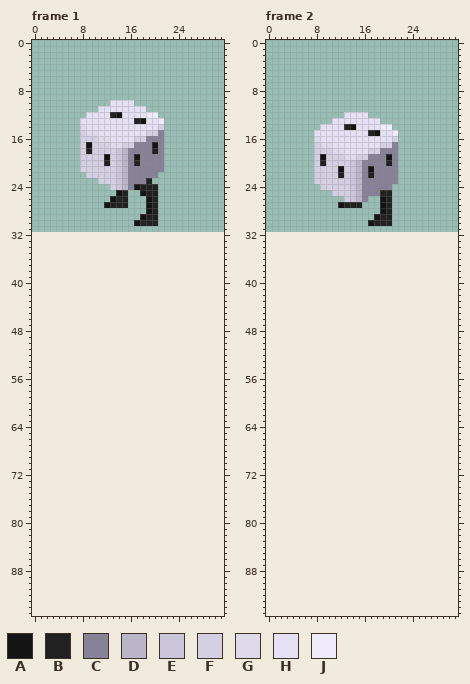
Pixel-art file: Artwork/Characters/Mobs/Cube.ase. This is how it looked before the edit.
32x32 pixels, 16 frames. Colours within 5 levels of each other are drawn and written as one. Shown: frame 1, frame 2. The old version is drawn lined up with the new one, on the new canvas. The commit also changed other frames, which this record leaves out.
Visible layers, top first: "Layer 2", "Layer 1".
Palette (. is transparent): A #151414  B #212121  C #888299  D #bab5c8  E #cbc5db  F #d4cfe2  G #dedae9  H #e5e0f4  J #efebfb
Pixels before, frame 1 (only the part around the change), first column x 1:
 3 ...............................
 4 ...............................
 5 ...............................
 6 ...............................
 7 ...............................
 8 ...............................
 9 ...............................
10 ............HHHH...............
11 ..........HHHHHHHH.............
12 ........HHHHBAHHHHJJ...........
13 .......HHHHHHHHHBAHHJ..........
14 .......GHHHHHHHHHHHHF..........
15 .......FGGHHHHHHHHFFC..........
16 .......FFFGGHHHHFFCCC..........
17 .......FAFFFGGFFCCCAC..........
18 .......FBFFFFEDCCCCBC..........
19 .......FFFFAFEDCACCCC..........
20 .......FFFFBFEDCBCCCC..........
21 .......FFFFFFEDCCCCCC..........
22 ........FFFFFEDCCCCC...........
23 ..........FFFEDCCCB............
24 ............FEDCABBB...........
25 .............AB..ABB...........
26 ............ABB...AB...........
27 ...........ABBB...AB...........
28 ..................AB...........
29 .................ABB...........
30 ................ABBB...........
31 ...............................
32 ...............................
33 ...............................
34 ...............................
35 ...............................
36 ...............................
37 ...............................
38 ...............................
39 ...............................
40 ...............................
41 ...............................
42 ...............................
43 ...............................
44 ...............................
45 ...............................
46 ...............................
47 ...............................
48 ...............................
49 ...............................
50 ...............................
51 ...............................
52 ...............................
53 ...............................
54 ...............................
55 ...............................
56 ...............................
57 ...............................
58 ...............................
59 ...............................
60 ...............................
61 ...............................
62 ...............................
63 ...............................
64 ...............................
65 ...............................
66 ...............................
67 ...............................
68 ...............................
69 ...............................
70 ...............................
71 ...............................
72 ...............................
73 ...............................
74 ...............................
75 ...............................
76 ...............................
77 ...............................
78 ...............................
79 ...............................
80 ...............................
81 ...............................
82 ...............................
83 ...............................
84 ...............................
85 ...............................
86 ...............................
87 ...............................
88 ...............................
89 ...............................
90 ...............................
91 ...............................
92 ...............................
93 ...............................
94 ...............................
95 ...............................
Pixels before, frame 2 (only the part around the change), first column x 1:
 5 ...............................
 6 ...............................
 7 ...............................
 8 ...............................
 9 ...............................
10 ...............................
11 ...............................
12 ............HHHH...............
13 ..........HHHHHHHH.............
14 ........HHHHBAHHHHJJ...........
15 .......HHHHHHHHHBAHHJ..........
16 .......GHHHHHHHHHHHHF..........
17 .......FGGHHHHHHHHFFC..........
18 .......FFFGGHHHHFFCCC..........
19 .......FAFFFGGFFCCCAC..........
20 .......FBFFFFEDCCCCBC..........
21 .......FFFFAFEDCACCCC..........
22 .......FFFFBFEDCBCCCC..........
23 .......FFFFFFEDCCCCCC..........
24 ........FFFFFEDCCCCC...........
25 ..........FFFEDCCCBB...........
26 ............FEDC..AB...........
27 ...........ABBB...AB...........
28 ..................AB...........
29 .................ABB...........
30 ................ABBB...........
31 ...............................
32 ...............................
33 ...............................
34 ...............................
35 ...............................
36 ...............................
37 ...............................
38 ...............................
39 ...............................
40 ...............................
41 ...............................
42 ...............................
43 ...............................
44 ...............................
45 ...............................
46 ...............................
47 ...............................
48 ...............................
49 ...............................
50 ...............................
51 ...............................
52 ...............................
53 ...............................
54 ...............................
55 ...............................
56 ...............................
57 ...............................
58 ...............................
59 ...............................
60 ...............................
61 ...............................
62 ...............................
63 ...............................
64 ...............................
65 ...............................
66 ...............................
67 ...............................
68 ...............................
69 ...............................
70 ...............................
After the commit:
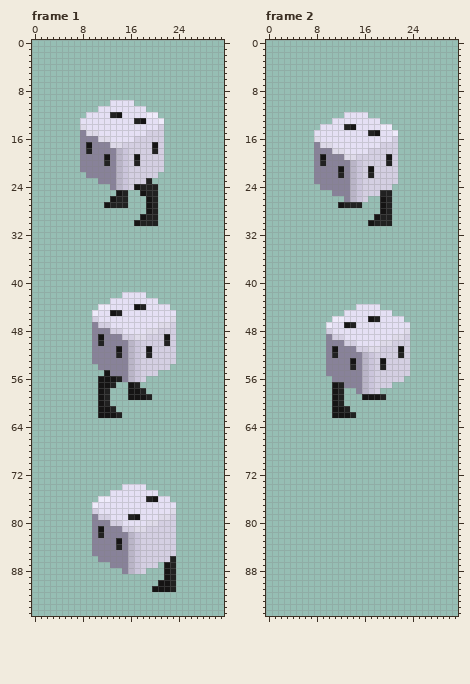
The edit:
canvas 32x32 -> 32x96
Frame 1:
y 15: x 8 F -> C; x 21 C -> F
y 16: x 8..10 FFF -> CCC; x 19..21 CCC -> FFF
y 17: x 8 F -> C; x 10..12 FFF -> CCC; x 17..19 CCC -> FFF; x 21 C -> F
y 18: x 8 F -> C; x 10..19 FFFFEDCCCC -> CCCCDEFFFF; x 21 C -> F
y 19..20: x 8..11 FFFF -> CCCC; x 13..16 FEDC -> CDEF; x 18..21 CCCC -> FFFF
y 21: x 8..21 FFFFFFEDCCCCCC -> CCCCCCDEFFFFFF
y 22: x 9..20 FFFFFEDCCCCC -> CCCCCDEFFFFF
y 23: x 11..18 FFFEDCCC -> CCCDEFFF
y 24: x 13..16 FEDC -> CDEF
y 42: x 15..18 .... -> HHHH
y 43: x 13..20 ........ -> HHHHHHHH
y 44: x 11..22 ............ -> JJHHHHABHHHH
y 45: x 10..23 .............. -> JHHABHHHHHHHHH
y 46: x 10..23 .............. -> FHHHHHHHHHHHHG
y 47: x 10..23 .............. -> CFFHHHHHHHHGGF
y 48: x 10..23 .............. -> CCCFFHHHHGGFFF
y 49: x 10..23 .............. -> CACCCFFGGFFFAF
y 50: x 10..23 .............. -> CBCCCCDEFFFFBF
y 51: x 10..23 .............. -> CCCCACDEFAFFFF
y 52: x 10..23 .............. -> CCCCBCDEFBFFFF
y 53: x 10..23 .............. -> CCCCCCDEFFFFFF
y 54: x 11..22 ............ -> CCCCCDEFFFFF
y 55: x 12..20 ......... -> ACCCDEFFF
y 56: x 11..18 ........ -> AAABCDEF
y 57: x 11..13 ... -> AAB; x 16..17 .. -> AB
y 58: x 11..12 .. -> AB; x 16..18 ... -> AAB
y 59: x 11..12 .. -> AB; x 16..19 .... -> AAAB
y 60: x 11..12 .. -> AB
y 61: x 11..13 ... -> AAB
y 62: x 11..14 .... -> AAAB
y 74: x 15..18 .... -> HHHH
y 75: x 13..20 ........ -> HHHHHHHH
y 76: x 11..22 ............ -> JJHHHHHHBAHH
y 77: x 10..23 .............. -> JHHHHHHHHHHHHH
y 78: x 10..23 .............. -> FHHHHHHHHHHHHG
y 79: x 10..23 .............. -> CFFHHHBAHHHGGF
y 80: x 10..23 .............. -> CCCFFHHHHGGFFF
y 81: x 10..23 .............. -> CACCCFFGGFFFFF
y 82: x 10..23 .............. -> CBCCCCDEFFFFFF
y 83: x 10..23 .............. -> CCCCACDEFFFFFF
y 84: x 10..23 .............. -> CCCCBCDEFFFFFF
y 85: x 10..23 .............. -> CCCCCCDEFFFFFF
y 86: x 11..23 ............. -> CCCCCDEFFFFFB
y 87: x 13..20 ........ -> CCCDEFFF; x 22..23 .. -> AB
y 88: x 15..18 .... -> CDEF; x 22..23 .. -> AB
y 89: x 22..23 .. -> AB
y 90: x 21..23 ... -> AAB
y 91: x 20..23 .... -> AAAB
Frame 2:
y 17: x 8 F -> C; x 21 C -> F
y 18: x 8..10 FFF -> CCC; x 19..21 CCC -> FFF
y 19: x 8 F -> C; x 10..12 FFF -> CCC; x 17..19 CCC -> FFF; x 21 C -> F
y 20: x 8 F -> C; x 10..19 FFFFEDCCCC -> CCCCDEFFFF; x 21 C -> F
y 21..22: x 8..11 FFFF -> CCCC; x 13..16 FEDC -> CDEF; x 18..21 CCCC -> FFFF
y 23: x 8..21 FFFFFFEDCCCCCC -> CCCCCCDEFFFFFF
y 24: x 9..20 FFFFFEDCCCCC -> CCCCCDEFFFFF
y 25: x 11..18 FFFEDCCC -> CCCDEFFF
y 26: x 13..16 FEDC -> CDEF
y 44: x 15..18 .... -> HHHH
y 45: x 13..20 ........ -> HHHHHHHH
y 46: x 11..22 ............ -> JJHHHHABHHHH
y 47: x 10..23 .............. -> JHHABHHHHHHHHH
y 48: x 10..23 .............. -> FHHHHHHHHHHHHG
y 49: x 10..23 .............. -> CFFHHHHHHHHGGF
y 50: x 10..23 .............. -> CCCFFHHHHGGFFF
y 51: x 10..23 .............. -> CACCCFFGGFFFAF
y 52: x 10..23 .............. -> CBCCCCDEFFFFBF
y 53: x 10..23 .............. -> CCCCACDEFAFFFF
y 54: x 10..23 .............. -> CCCCBCDEFBFFFF
y 55: x 10..23 .............. -> CCCCCCDEFFFFFF
y 56: x 11..22 ............ -> CCCCCDEFFFFF
y 57: x 11..20 .......... -> ABCCCDEFFF
y 58: x 11..12 .. -> AB; x 15..18 .... -> CDEF
y 59: x 11..12 .. -> AB; x 16..19 .... -> AAAB
y 60: x 11..12 .. -> AB
y 61: x 11..13 ... -> AAB
y 62: x 11..14 .... -> AAAB
